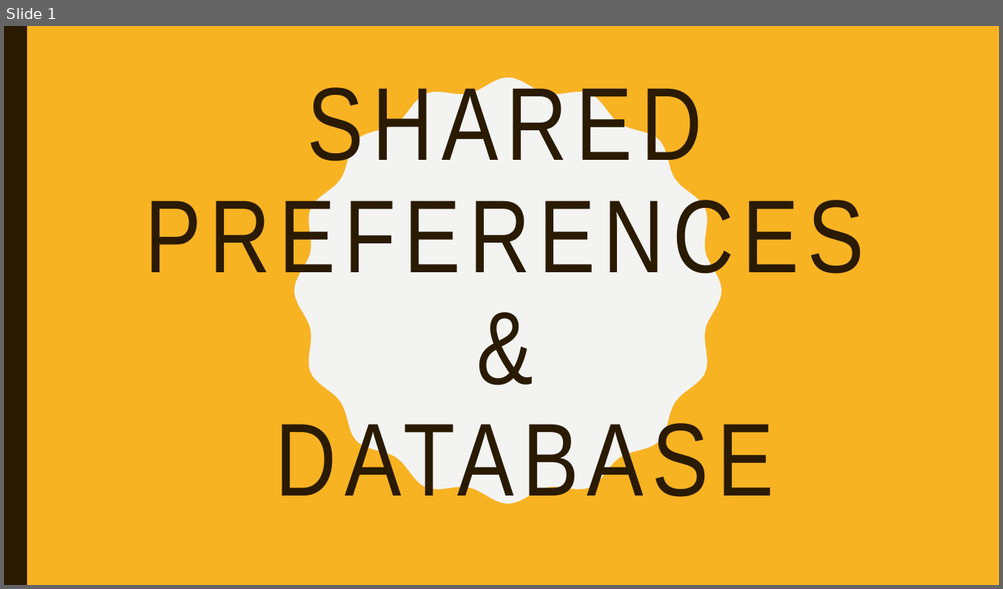
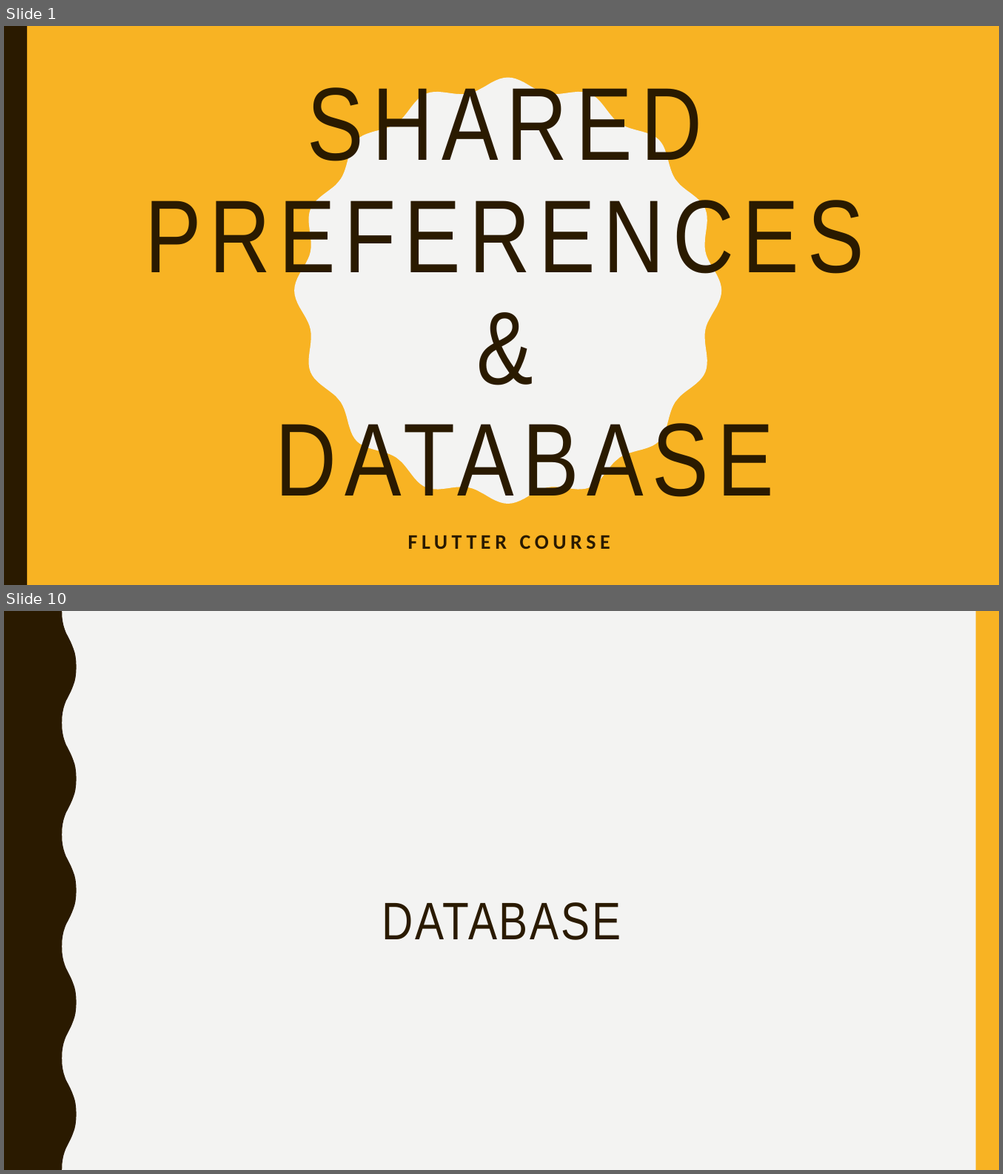
Before and after one commit to youssef2050/Course, a slide deck: Shared Preferences.pptx. Shown one above the other, each under a label of ours: slide 1 before the commit, slides 1 and 10 after it; the slides between them are not shown. The pictures are 1003x589 and 1003x1174 pixels, drawn with LibreOffice and Linux fonts; fonts in the diff are those of the drawing. Boxes give left, top, right and bottom in pixels: in the first picture for what was removed or moved away, otherwise in the second. Text is boxed around its words. In the diff, an @@ line names an element or a change of style, - is before the commit and + after.

Commit message:
database

```diff
--- a/Shared Preferences.pptx
+++ b/Shared Preferences.pptx
@@ slide 10 added at bbox=[4, 611, 999, 1170], background #F3F3F2 @@
@@ freeform shape added at bbox=[4, 611, 77, 1170], fill #2A1A00 @@
@@ rectangle added at bbox=[976, 611, 999, 1170], fill #F8B323 @@
@@ title added at bbox=[381, 903, 620, 940], 51 pt, text #2A1A00 @@
+DATABASE
@@ slide 1 changed as well @@
@@ subtitle added at bbox=[408, 535, 610, 549], 20 pt, text #2A1A00, bold @@
+FLUTTER COURSE
```
Also in this commit, not shown: 9 other slides added, 1 other file.
